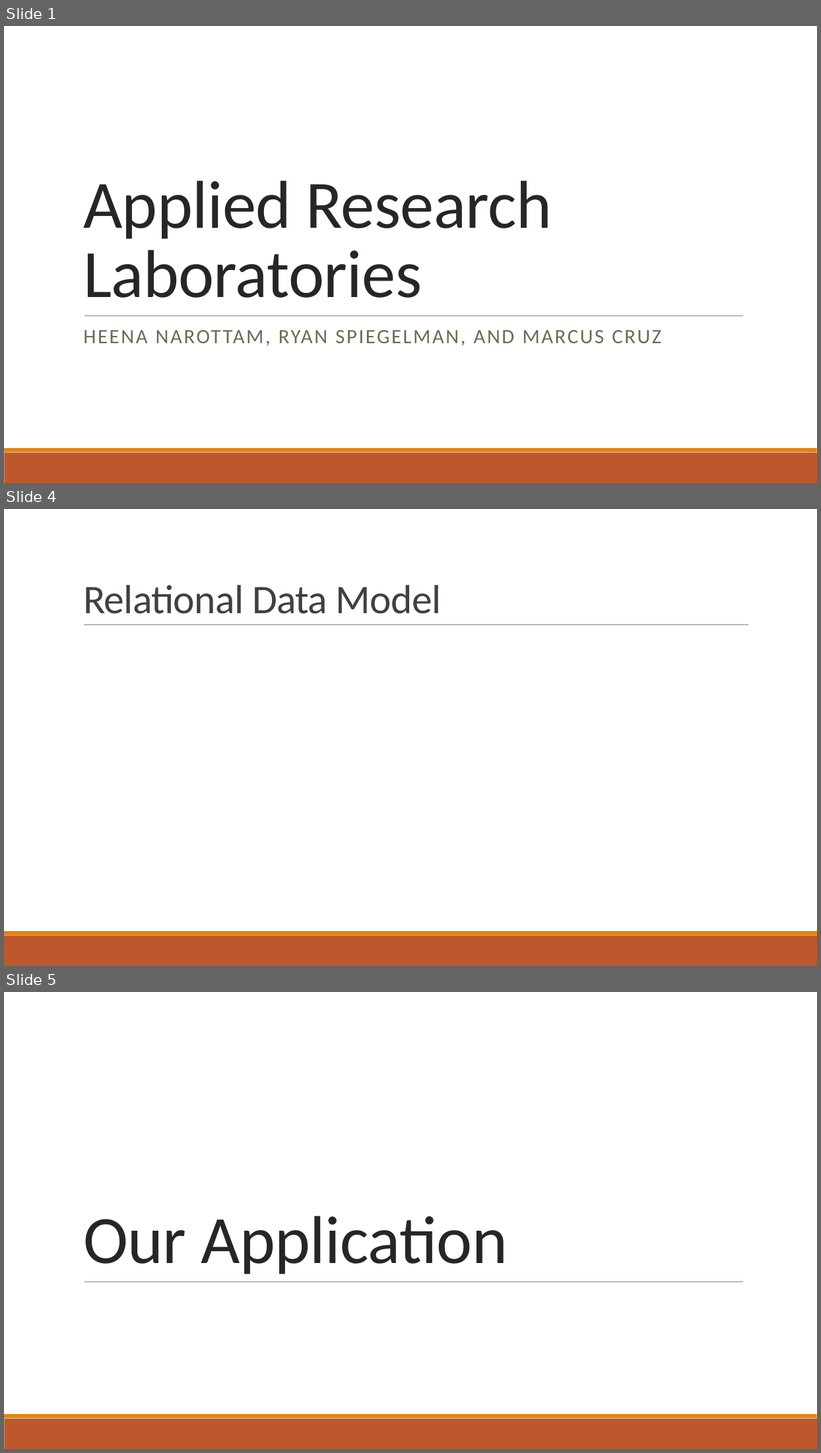
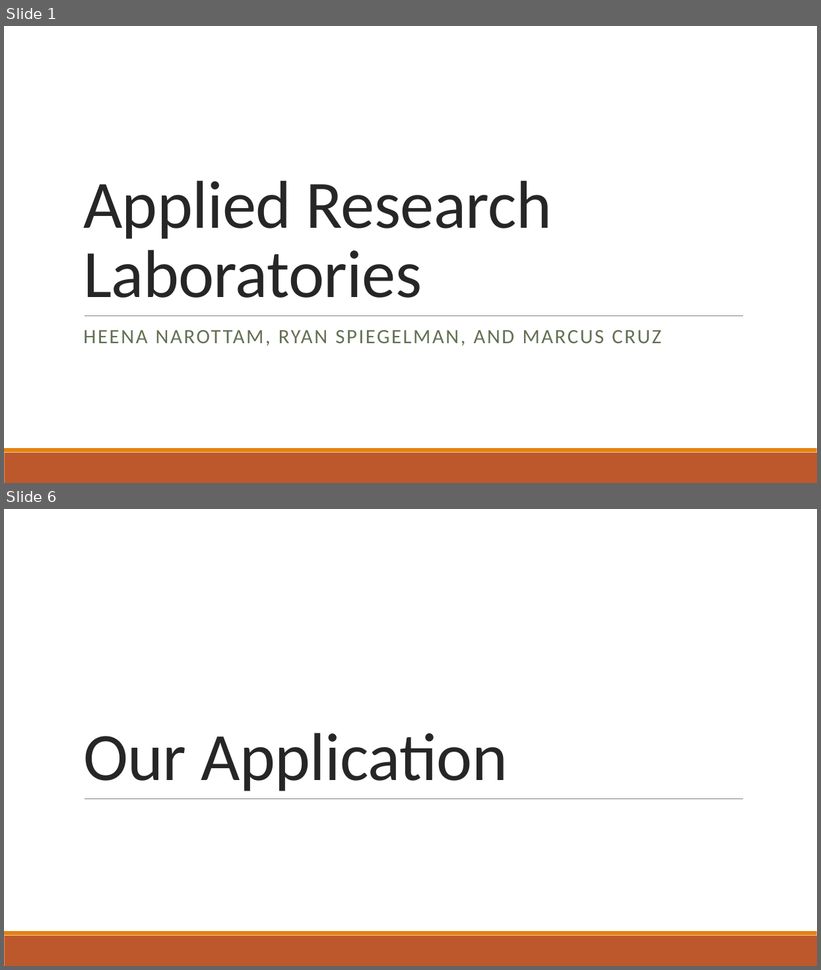
Before and after one commit to marktheperson/F15E4-ufos-are-real, a slide deck: Presentation.pptx. Shown one above the other, each under a label of ours: slides 1, 4 and 5 before the commit, slides 1 and 6 after it; the slides between them are not shown. The pictures are 821x1453 and 821x970 pixels, drawn with LibreOffice and Linux fonts; fonts in the diff are those of the drawing. Boxes give left, top, right and bottom in pixels: in the first picture for what was removed or moved away, otherwise in the second. Text is boxed around its words. In the diff, an @@ line names an element or a change of style, - is before the commit and + after.

```diff
--- a/Presentation.pptx
+++ b/Presentation.pptx
@@ slide 4 removed at bbox=[4, 509, 817, 966], background #FFFFFF; not listed: 2 template elements that a slide beside it also shows @@
@@ title removed at bbox=[83, 585, 442, 614] @@
-Relational Data Model
@@ line removed from (84, 625) to (748, 625) @@
@@ what was slide 5 is now slide 6 @@
```
Also in this commit, not shown: 4 slides added, 2 other slides removed.
